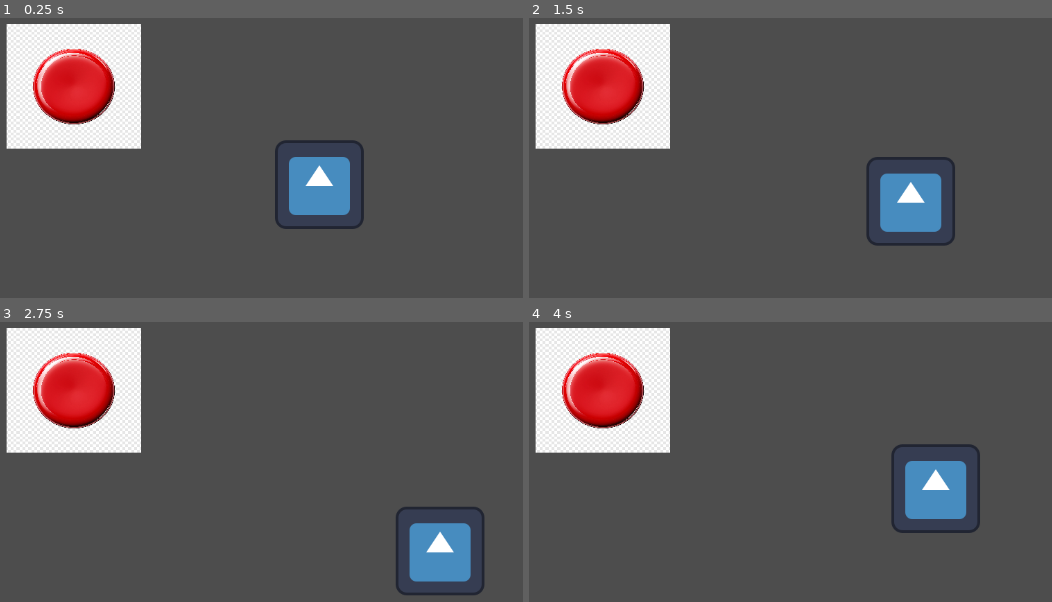
Above: before the commit, frames 1-4 (two rows, left to right).
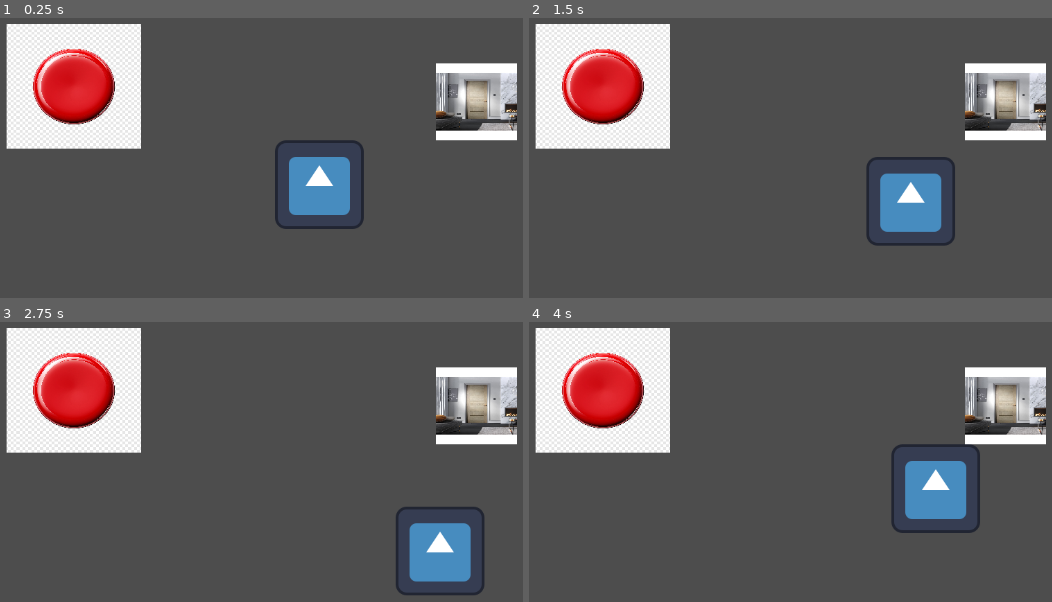
Above: after the commit, the same moments.

Repository: fava445/godot-wild-jam
Game: Godot game, scene res://Scenes/debug.tscn
The game is run twice, just before and just after one commit, with the same random seed, the same clock (stepped at 60 frames per second) and the same inputs. The engine's default icon, where the game draws it, is replaced by a stand-in: a white triangle on a blue panel in a dark square.
Inputs:
- Up to frame 1 (0.25 s): no input
- Up to frame 2 (1.5 s): tap Enter at 0.5 s; hold Keypad 6 (Right) 0.53-1.28 s; hold S (Down) from 1.28 s (still down)
- Up to frame 3 (2.75 s): release S (Down) at 2.03 s; hold Keypad 6 (Right) from 2.03 s (still down)
- Up to frame 4 (4 s): release Keypad 6 (Right) at 2.78 s; hold W (Up) 2.78-3.53 s; hold Left (Left) from 3.53 s (still down)

The runs differ from the first frame. In frame 1, 4.0% of the frame differs, in the area x 83-99%, y 16-44%; in frame 2, 4.0%; in frame 3, 4.0%; in frame 4, 4.0%.

Commit message:
Added Door

Diff:
--- a/Objects/Button1/Button1.tscn
+++ b/Objects/Button1/Button1.tscn
@@ -22,3 +22,4 @@
 shape = SubResource("RectangleShape2D_q4708")
 
 [connection signal="body_entered" from="Area2D" to="." method="_on_area_2d_body_entered"]
+[connection signal="body_exited" from="Area2D" to="." method="_on_area_2d_body_exited"]
--- a/Objects/Button1/ButtonCode.gd
+++ b/Objects/Button1/ButtonCode.gd
@@ -1,7 +1,14 @@
 extends StaticBody2D
 
 func _on_area_2d_body_entered(body):
-	if Global.ButtonPressed == false:
-		Global.ButtonPressed = true
-		print("OH MY GOD DEEPER DADDY DEEPER")
+
+	Global.ButtonPressed = true
+	print("OH MY GOD DEEPER DADDY DEEPER")
 	print(Global.ButtonPressed)
+
+
+
+func _on_area_2d_body_exited(body):
+	Global.ButtonPressed = false
+	print("OH MY GOD DADDY THATS WAY TO DEEP")
+	print(Global.ButtonPressed)
--- /dev/null
+++ b/Objects/Door/Door.gd
@@ -0,0 +1,8 @@
+extends StaticBody2D
+func _process(delta):
+	if Global.ButtonPressed == true:
+		$CollisionShape2D.disabled = true
+		$AnimatedSprite2D.play("open")
+	if Global.ButtonPressed == false:
+		$CollisionShape2D.disabled = false
+		$AnimatedSprite2D.play("closed")
--- /dev/null
+++ b/Objects/Door/Door.tscn
@@ -0,0 +1,40 @@
+[gd_scene load_steps=6 format=3 uid="uid://bxomvrprndgaq"]
+
+[ext_resource type="Texture2D" uid="uid://dxa7ty2jp2q2c" path="res://Objects/Door/doorPlaceholder.jpg" id="1_81goy"]
+[ext_resource type="Script" path="res://Objects/Door/Door.gd" id="1_dn4v3"]
+[ext_resource type="Texture2D" uid="uid://c1uvxqyencbbm" path="res://Objects/Door/doorOpenPlaceholder.jpg" id="3_nb880"]
+
+[sub_resource type="RectangleShape2D" id="RectangleShape2D_ni00b"]
+size = Vector2(116, 110)
+
+[sub_resource type="SpriteFrames" id="SpriteFrames_2diiv"]
+animations = [{
+"frames": [{
+"duration": 1.0,
+"texture": ExtResource("1_81goy")
+}],
+"loop": true,
+"name": &"closed",
+"speed": 5.0
+}, {
+"frames": [{
+"duration": 1.0,
+"texture": ExtResource("3_nb880")
+}],
+"loop": true,
+"name": &"open",
+"speed": 5.0
+}]
+
+[node name="StaticBody2D" type="StaticBody2D"]
+script = ExtResource("1_dn4v3")
+
+[node name="CollisionShape2D" type="CollisionShape2D" parent="."]
+position = Vector2(0, 1)
+shape = SubResource("RectangleShape2D_ni00b")
+
+[node name="AnimatedSprite2D" type="AnimatedSprite2D" parent="."]
+position = Vector2(0.499999, 1.5)
+scale = Vector2(0.117, 0.0832708)
+sprite_frames = SubResource("SpriteFrames_2diiv")
+animation = &"closed"
--- a/Scenes/debug.tscn
+++ b/Scenes/debug.tscn
@@ -1,7 +1,8 @@
-[gd_scene load_steps=3 format=3 uid="uid://b5n685hg2ws3v"]
+[gd_scene load_steps=4 format=3 uid="uid://b5n685hg2ws3v"]
 
 [ext_resource type="PackedScene" uid="uid://dguto3ucwk1rd" path="res://Characters/Player/player.tscn" id="1_7tnnl"]
 [ext_resource type="PackedScene" uid="uid://cnoahaoiwguji" path="res://Objects/Button1/Button1.tscn" id="2_1j46q"]
+[ext_resource type="PackedScene" uid="uid://bxomvrprndgaq" path="res://Objects/Door/Door.tscn" id="3_xickd"]
 
 [node name="Debug" type="Node2D"]
 
@@ -10,3 +11,6 @@
 
 [node name="StaticBody2D" parent="." instance=ExtResource("2_1j46q")]
 position = Vector2(275, 203)
+
+[node name="StaticBody2D2" parent="." instance=ExtResource("3_xickd")]
+position = Vector2(835, 209)
Binary file added: Objects/Door/doorOpenPlaceholder.jpg
Not shown, added: Objects/Door/doorOpenPlaceholder.jpg.import
Binary file added: Objects/Door/doorPlaceholder.jpg
Not shown, added: Objects/Door/doorPlaceholder.jpg.import
